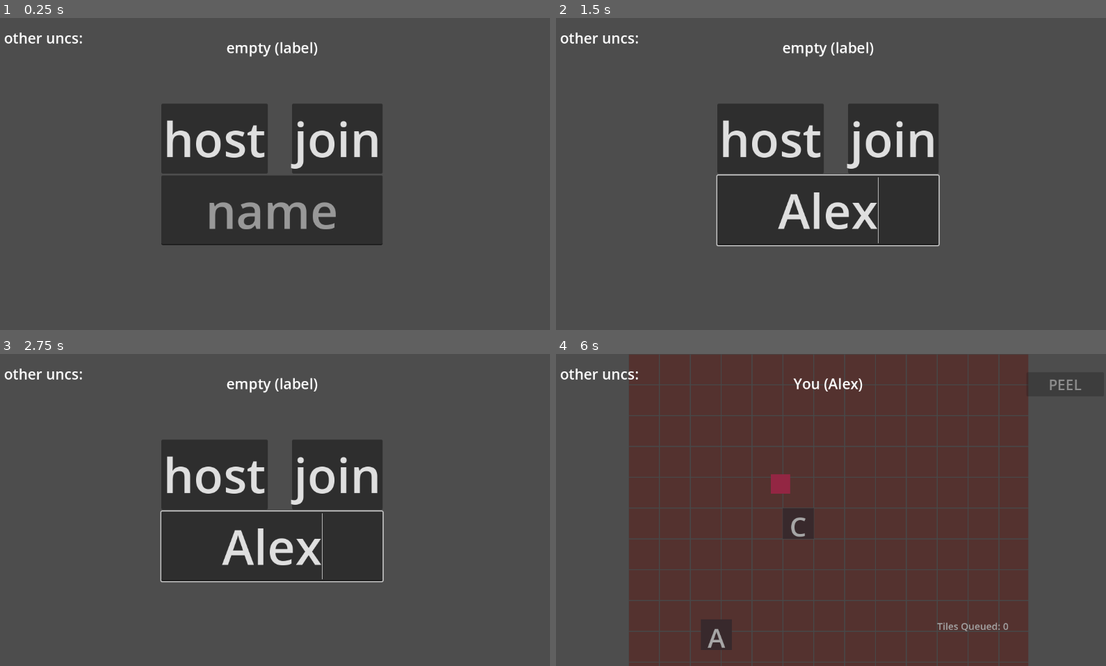
Above: before the commit, frames 1-4 (two rows, left to right).
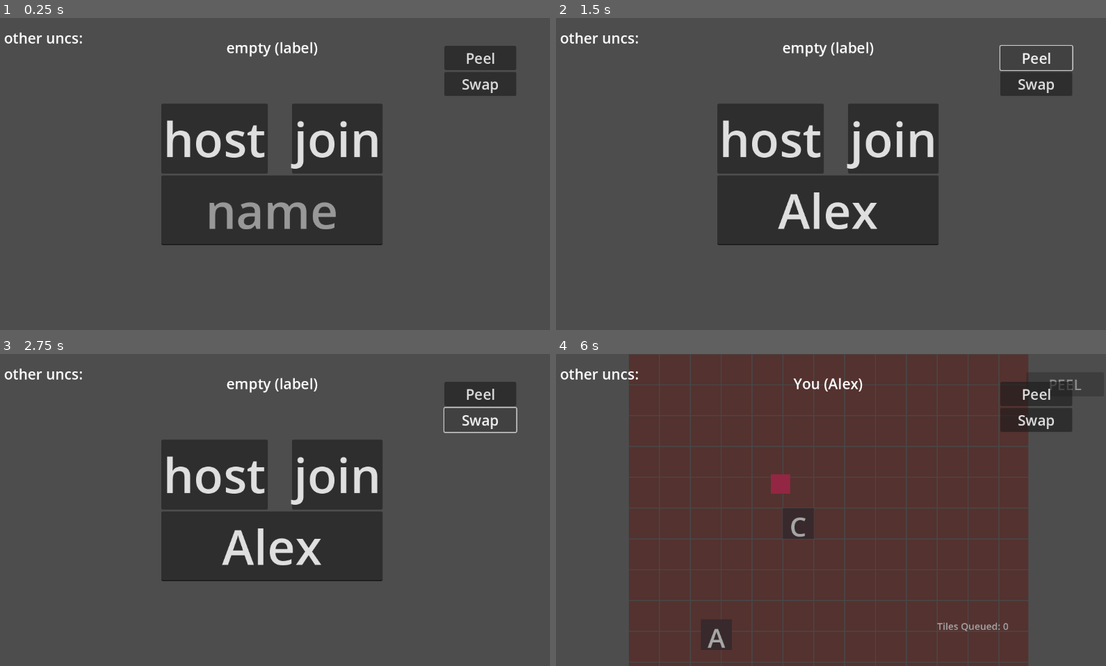
Above: after the commit, the same moments.

Repository: generallyy/bananagrams
Game: Godot game, scene res://scenes/Main.tscn
Same seed, same stepped clock (60 frames per second), same inputs: the game is played once before the commit and once after it.
Inputs (mouse positions are in pixels of both pictures, inside the frame that each line leads up to):
- Up to frame 1 (0.25 s): no input
- Up to frame 2 (1.5 s): click (825, 211) at 0.52 s; type "Alex" at 0.6 s; click (1034, 58) at 1.25 s, where only the run after the commit has a clickable "Peel"
- Up to frame 3 (2.75 s): click (478, 419) at 2 s, where only the run after the commit has a clickable "Swap"
- Up to frame 4 (6 s): click (1034, 394) at 2.75 s, where only the run after the commit has a clickable "Peel"; click (1034, 419) at 3.5 s, where only the run after the commit has a clickable "Swap"; click (1034, 394) at 4.25 s, where only the run after the commit has a clickable "Peel"; click (1034, 419) at 5 s, where only the run after the commit has a clickable "Swap"; click "host" at 5.75 s

The runs differ from the first frame. In frame 1, 1.9% of the frame differs, in the area x 80-94%, y 8-25%; in frame 2, 1.6%; in frame 3, 1.7%; in frame 4, 1.7%.

Commit message:
Update Main.tscn

Diff:
--- a/scenes/Main.tscn
+++ b/scenes/Main.tscn
@@ -1,7 +1,7 @@
 [gd_scene load_steps=8 format=3 uid="uid://brvtubuhsvnjt"]
 
 [ext_resource type="Script" path="res://scripts/Main.gd" id="1_c455u"]
-[ext_resource type="PackedScene" uid="uid://d0d32oahjs3ed" path="res://scenes/Player.tscn" id="2_bosci"]
+[ext_resource type="PackedScene" uid="uid://d0d32oahjs3ed" path="res://scenes/player.tscn" id="2_bosci"]
 
 [sub_resource type="SystemFont" id="SystemFont_m3p4o"]
 font_names = PackedStringArray("Andale Mono")
@@ -60,6 +60,21 @@
 alignment = 1
 max_length = 10
 
+[node name="GamePanel" type="VBoxContainer" parent="."]
+layout_mode = 2
+offset_left = 933.0
+offset_top = 58.0
+offset_right = 1082.0
+offset_bottom = 148.0
+
+[node name="Peel" type="Button" parent="GamePanel"]
+layout_mode = 2
+text = "Peel"
+
+[node name="Swap" type="Button" parent="GamePanel"]
+layout_mode = 2
+text = "Swap"
+
 [node name="PeersPanel" type="VBoxContainer" parent="."]
 layout_mode = 1
 offset_left = 20.0
